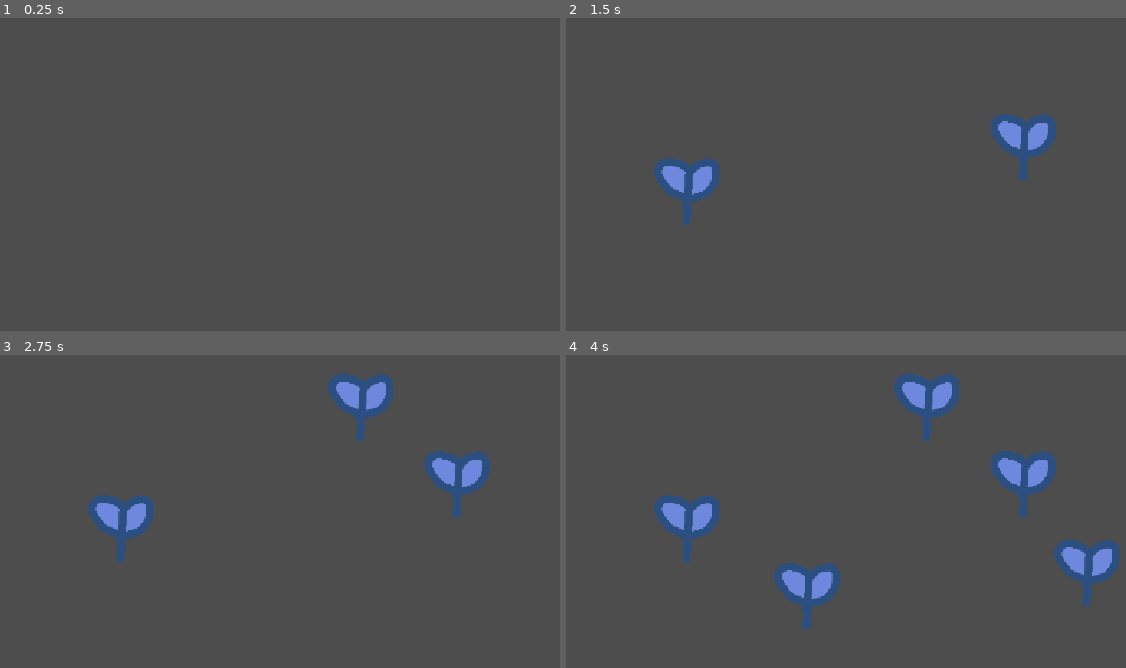
Above: before the commit, frames 1-4 (two rows, left to right).
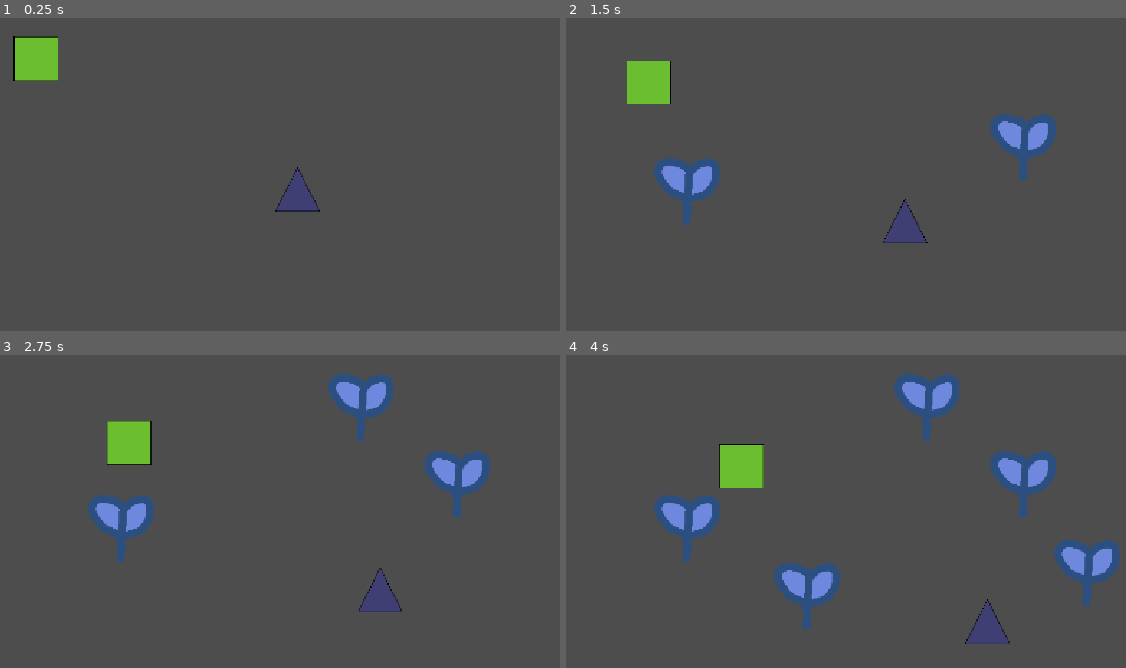
Above: after the commit, the same moments.

Repository: cjj1516/GrowTogether
Game: Godot game, scene res://world/world.tscn
The game is run twice, just before and just after one commit, with the same random seed, the same clock (stepped at 60 frames per second) and the same inputs.
Inputs (mouse positions are in pixels of both pictures, inside the frame that each line leads up to):
- Up to frame 1 (0.25 s): no input
- Up to frame 2 (1.5 s): move the mouse to (1025, 146) at 0.52 s; click (1025, 146) at 0.67 s; move the mouse to (689, 190) at 1.27 s; click (689, 190) at 1.42 s
- Up to frame 3 (2.75 s): move the mouse to (358, 405) at 2.02 s; click (358, 405) at 2.17 s
- Up to frame 4 (4 s): move the mouse to (806, 596) at 2.77 s; click (806, 596) at 2.92 s; move the mouse to (1086, 570) at 3.52 s; click (1086, 570) at 3.67 s

The runs differ from the first frame. In frame 1, 1.8% of the frame differs, in the area x 2-58%, y 5-62%; in frame 2, 1.7%; in frame 3, 1.7%; in frame 4, 1.7%.

Commit message:
VERY basic npc Ai

Diff:
--- /dev/null
+++ b/npcs/NPC.tscn
@@ -0,0 +1,22 @@
+[gd_scene format=3 uid="uid://be64fexypk4tr"]
+
+[ext_resource type="Script" uid="uid://c5qe5ojwdxl41" path="res://npcs/npc.gd" id="1_owtk7"]
+[ext_resource type="Texture2D" uid="uid://cks2vqeqkk38i" path="res://npcs/Sprites/Circle.png" id="2_ytd82"]
+[ext_resource type="Texture2D" uid="uid://b4yvi3ydijy10" path="res://npcs/Sprites/Triangle.png" id="3_5hmco"]
+[ext_resource type="Texture2D" uid="uid://ccfj6c76tp8gs" path="res://npcs/Sprites/SquareSprite-export.png" id="4_gp5m4"]
+
+[sub_resource type="CircleShape2D" id="CircleShape2D_owtk7"]
+radius = 40.4475
+
+[node name="NPC" type="CharacterBody2D" unique_id=173596275]
+script = ExtResource("1_owtk7")
+texture_orange = ExtResource("2_ytd82")
+texture_purple = ExtResource("3_5hmco")
+texture_green = ExtResource("4_gp5m4")
+edge_padding = 70.0
+
+[node name="Sprite2D" type="Sprite2D" parent="." unique_id=1933327233]
+texture = ExtResource("2_ytd82")
+
+[node name="CollisionShape2D" type="CollisionShape2D" parent="." unique_id=1950756147]
+shape = SubResource("CircleShape2D_owtk7")
--- a/npcs/npc.gd
+++ b/npcs/npc.gd
@@ -1,13 +1,151 @@
-extends Node
+extends CharacterBody2D
 class_name Npc
 
-var color: int
+enum NpcColor {ORANGE, PURPLE, GREEN}
 
+@export var npc_color: NpcColor = NpcColor.ORANGE
+
+@export_category("Sprites")
+@export var texture_orange: Texture2D
+@export var texture_purple: Texture2D
+@export var texture_green: Texture2D
+
+@export_category("Movin' Settings")
+@export var move_speed: float = 60.0
+@export var edge_padding: float = 50.0
+#this stops the little character from going to the direct edge^
+
+#wandering distance just for this iteration gonna be different with adding rooms and such will use collision or a raycast for detecting then
+var room_bounds: Rect2
+
+@onready var sprite_2d: Sprite2D = $Sprite2D
+
+enum State {WANDERING, IDLE, WANTPLANT, ATPLANT}
+var current_state: State = State.WANDERING
+
+
+var target_pos: Vector2 = Vector2.ZERO
+var timer: float =0.0
+var plant_node: Node2D = null
 # Called when the node enters the scene tree for the first time.
 func _ready() -> void:
-	pass # Replace with function body.
+	set_color()
+	setup_viewport_bounds()
+	pick_target()
+	pass
 
 
 # Called every frame. 'delta' is the elapsed time since the previous frame.
-func _process(delta: float) -> void:
-	pass
+func _physics_process(delta: float) -> void:
+	match current_state:
+		State.WANDERING:
+			handle_wander()
+		State.IDLE:
+			handle_idle(delta)
+		State.WANTPLANT:
+			handle_wantplant()
+		State.ATPLANT:
+			#this one doesnt rlly do anything at the moment but this is where any watering interaction will go
+			pass
+
+	move_and_slide()
+
+func set_color() -> void:
+	#I <3 match statements
+	match npc_color:
+		NpcColor.ORANGE:
+			sprite_2d.texture = texture_orange
+		NpcColor.GREEN:
+			sprite_2d.texture = texture_green
+		NpcColor.PURPLE:
+			sprite_2d.texture = texture_purple
+
+#this will be completely unneccasary when we are in 3d but for now it works
+func setup_viewport_bounds() -> void:
+
+	var vp = get_viewport()
+	var vp_rect = vp.get_visible_rect()
+
+	var center = Vector2.ZERO
+	var camera = vp.get_camera_2d()
+	if camera:
+		center = camera.get_screen_center_position()
+	else:
+		center = vp_rect.size / 2.0
+
+	room_bounds = Rect2(
+		center.x - (vp_rect.size.x / 2.0) + edge_padding,
+		center.y - (vp_rect.size.y / 2.0) + edge_padding,
+		vp_rect.size.x - (edge_padding * 2.0),
+		vp_rect.size.y - (edge_padding * 2.0)
+	)
+
+#grabs plant from the list
+func get_plant() -> Node2D:
+	var world_node = get_tree().current_scene
+	var plants = world_node.plant_list
+	if !plants.is_empty():
+		return plants.pick_random() as Node2D
+	else:
+		return null
+
+
+func pick_target() -> void:
+	#random area inside the viewport
+	target_pos = Vector2(
+		randf_range(room_bounds.position.x, room_bounds.position.x + room_bounds.size.x),
+		randf_range(room_bounds.position.y, room_bounds.position.y + room_bounds.size.y)
+	)
+
+func action_decision() -> void:
+	#30% chance to do each thing
+	var availale_plant = get_plant()
+
+	if randf() < 0.3:
+		plant_node = availale_plant
+		current_state = State.WANTPLANT
+	else:
+		if randf() < 0.5:
+			current_state = State.IDLE
+			timer = randf_range(1.0,3.0)
+		else:
+
+			current_state = State.WANDERING
+			pick_target()
+
+func handle_wander() -> void:
+
+	var direction = global_position.direction_to(target_pos)
+	velocity = direction * move_speed
+
+	if global_position.distance_to(target_pos) < 5.0:
+		velocity = Vector2.ZERO
+		action_decision()
+
+func handle_idle(delta: float) -> void:
+	timer -= delta
+	velocity = Vector2.ZERO
+	if timer <= 0.0:
+		pick_target()
+		current_state = State.WANDERING
+
+func handle_wantplant() -> void:
+	if not is_instance_valid(plant_node):
+		pick_target()
+		current_state = State.WANDERING
+		return
+	target_pos = plant_node.global_position
+	var direction = global_position.direction_to(target_pos)
+	velocity = direction * move_speed
+
+	if global_position.distance_to(target_pos) < 15.0:
+		velocity = Vector2.ZERO
+		current_state = State.ATPLANT
+
+		var pause_timer = get_tree().create_timer(randf_range(2,3))
+		pause_timer.timeout.connect(done_interacting)
+
+func done_interacting() -> void:
+	plant_node = null
+	pick_target()
+	current_state = State.WANDERING
--- a/world/world.tscn
+++ b/world/world.tscn
@@ -1,6 +1,15 @@
 [gd_scene format=3 uid="uid://tuc1i26umpgd"]
 
 [ext_resource type="Script" uid="uid://cny3fhm7eaay7" path="res://world/world.gd" id="1_6xmxd"]
+[ext_resource type="PackedScene" uid="uid://be64fexypk4tr" path="res://npcs/NPC.tscn" id="2_tcf2h"]
 
 [node name="World" type="Node2D" unique_id=773245886]
 script = ExtResource("1_6xmxd")
+
+[node name="NPC" parent="." unique_id=173596275 instance=ExtResource("2_tcf2h")]
+position = Vector2(588, 346)
+npc_color = 1
+
+[node name="NPC2" parent="." unique_id=1778615973 instance=ExtResource("2_tcf2h")]
+position = Vector2(210, 160)
+npc_color = 2
Binary file added: npcs/Sprites/Circle.png
Not shown, added: npcs/Sprites/Circle.png.import
Binary file added: npcs/Sprites/SquareSprite-export.png
Not shown, added: npcs/Sprites/SquareSprite-export.png.import
Binary file added: npcs/Sprites/Triangle.png
Not shown, added: npcs/Sprites/Triangle.png.import
